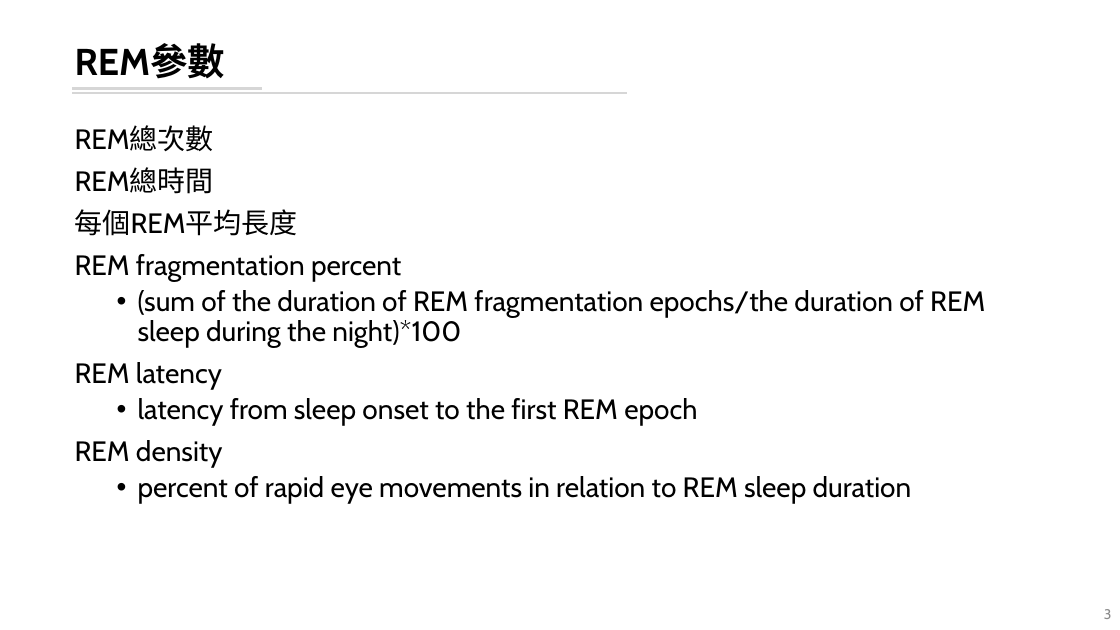
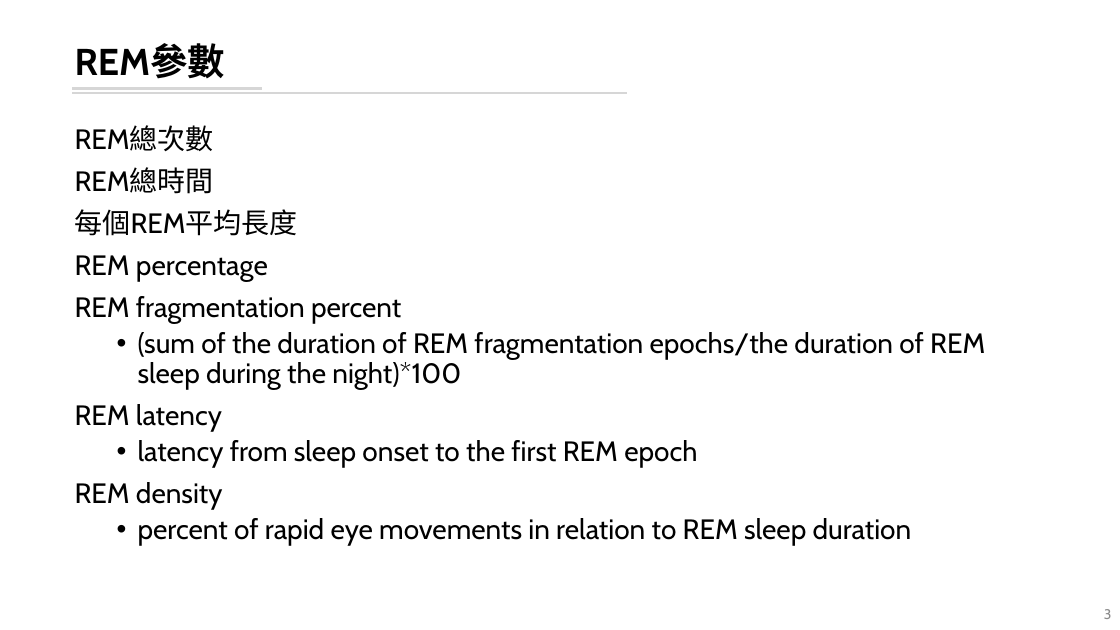
Before and after one commit to leooel97895750/REM_DataMining, a slide deck: slide 3 of 輪班工人暴露噪音下REM片斷化分析.pptx. Drawn at 1120x630 pixels with LibreOffice and Linux fonts; fonts in the diff are those of the drawing. Boxes give left, top, right and bottom in pixels: in the first picture for what was removed or moved away, otherwise in the second. Text is boxed around its words. In the diff, an @@ line names an element or a change of style, - is before the commit and + after.

```diff
--- a/輪班工人暴露噪音下REM片斷化分析.pptx
+++ b/輪班工人暴露噪音下REM片斷化分析.pptx
@@ text at <box>75,255,268,281</box>: paragraph added @@
+REM percentage
```
Also in this commit, not shown: 8 other files.
